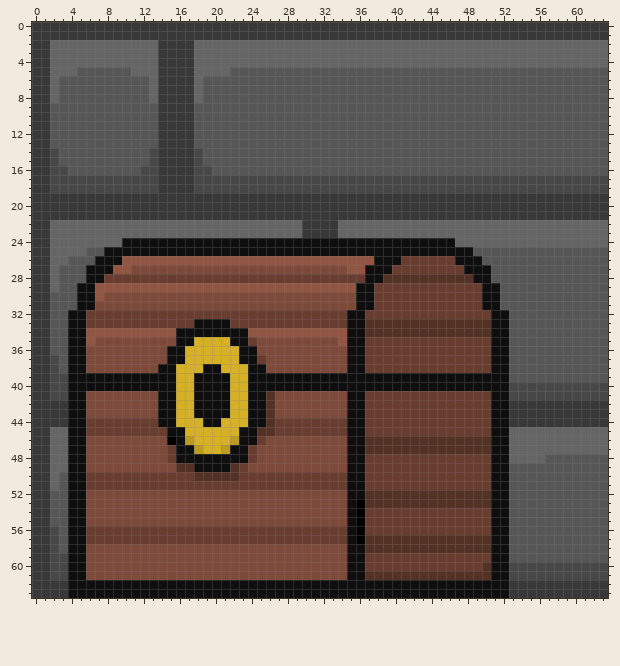
Pixel-art sprite: Assets/Chest.png. Above is the file before it was changed.
The file is 64x64 pixels. Colours within 5 levels of each other are drawn and written as one.
Now the later version:
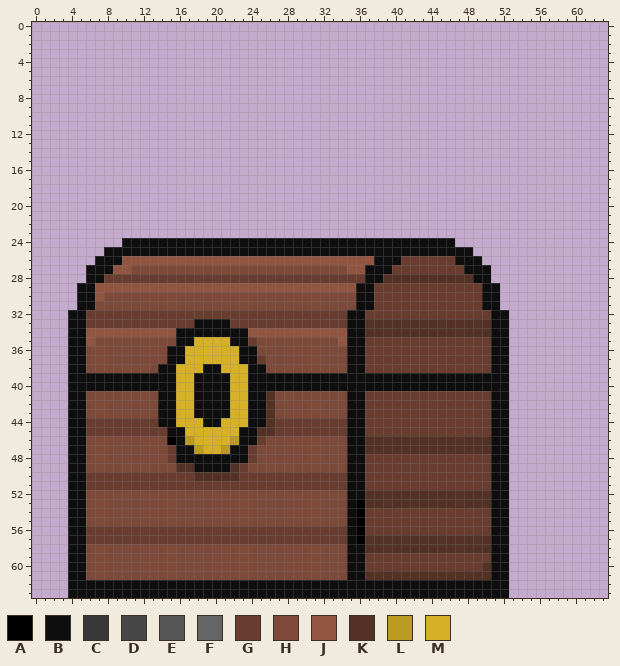
Palette (. is transparent): A #000000  B #0e0e0f  C #383838  D #474747  E #565656  F #656565  G #683d2f  H #7d4938  J #925541  K #533125  L #bc9b22  M #d6b127
The edit:
Changed rows in their new state; - is an unchanged pixel.
first column x 0:
 0 ................................................................
 1 ................................................................
 2 ................................................................
 3 ................................................................
 4 ................................................................
 5 ................................................................
 6 ................................................................
 7 ................................................................
 8 ................................................................
 9 ................................................................
10 ................................................................
11 ................................................................
12 ................................................................
13 ................................................................
14 ................................................................
15 ................................................................
16 ................................................................
17 ................................................................
18 ................................................................
19 ................................................................
20 ................................................................
21 ................................................................
22 ................................................................
23 ................................................................
24 ..........-------------------------------------.................
25 ........-----------------------------------------...............
26 .......-------------------------------------------..............
27 ......---------------------------------------------.............
28 ......---------------------------------------------.............
29 .....-----------------------------------------------............
30 .....-----------------------------------------------............
31 .....-----------------------------------------------............
32 ....-------------------------------------------------...........
33 ....-------------------------------------------------...........
34 ....-------------------------------------------------...........
35 ....-------------------------------------------------...........
36 ....-------------------------------------------------...........
37 ....-------------------------------------------------...........
38 ....-------------------------------------------------...........
39 ....-------------------------------------------------...........
40 ....-------------------------------------------------...........
41 ....-------------------------------------------------...........
42 ....-------------------------------------------------...........
43 ....-------------------------------------------------...........
44 ....-------------------------------------------------...........
45 ....-------------------------------------------------...........
46 ....-------------------------------------------------...........
47 ....-------------------------------------------------...........
48 ....-------------------------------------------------...........
49 ....-------------------------------------------------...........
50 ....-------------------------------------------------...........
51 ....-------------------------------------------------...........
52 ....-------------------------------------------------...........
53 ....-------------------------------------------------...........
54 ....-------------------------------------------------...........
55 ....-------------------------------------------------...........
56 ....-------------------------------------------------...........
57 ....-------------------------------------------------...........
58 ....-------------------------------------------------...........
59 ....-------------------------------------------------...........
60 ....-------------------------------------------------...........
61 ....-------------------------------------------------...........
62 ....-------------------------------------------------...........
63 ....-------------------------------------------------...........
Changed places in both pictures, as pixel boxes (x1, y1, x2, y2):
erased: (32, 22, 608, 598)
